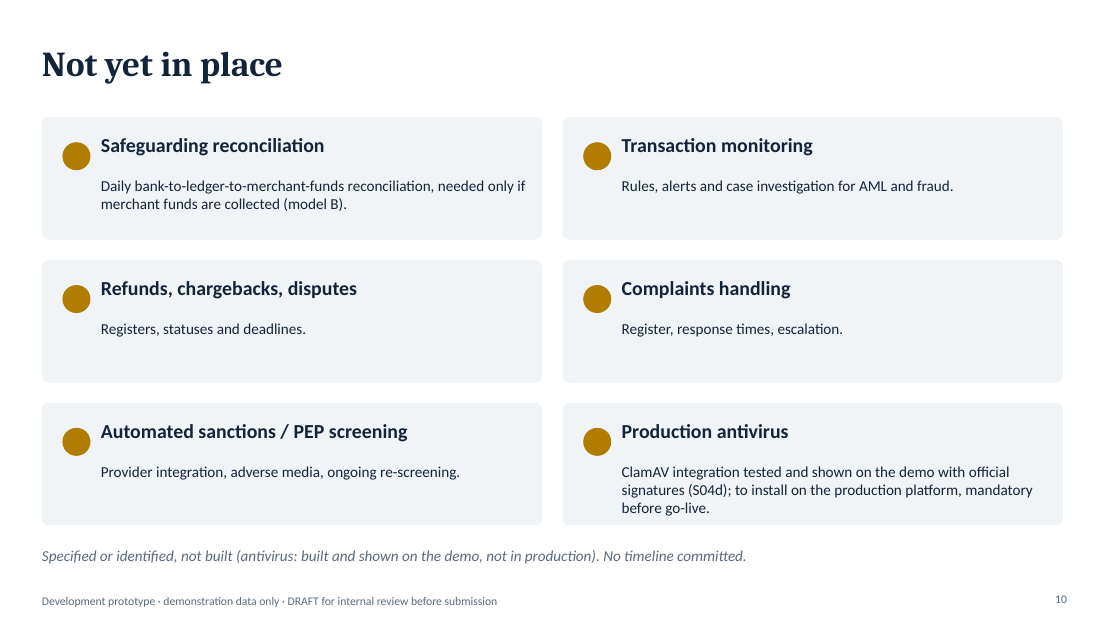
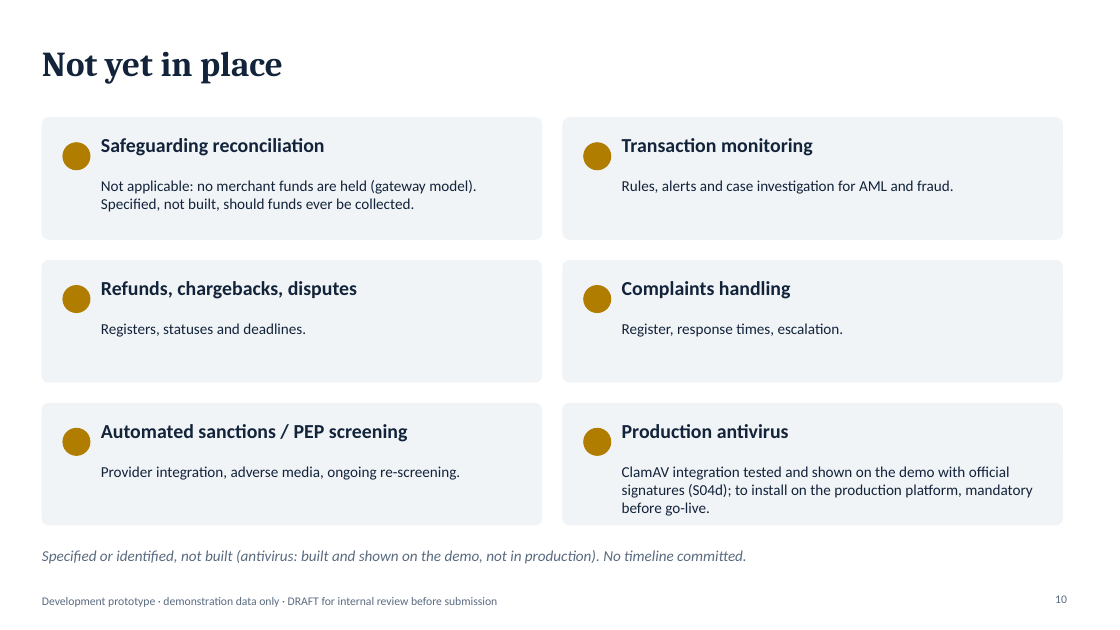
Before and after one commit to fmassonmips/mips-platform, a slide deck: slide 10 of outputs/recap/MIPS-platform-BoM-EN-DRAFT.pptx. Drawn at 1120x630 pixels with LibreOffice and Linux fonts; fonts in the diff are those of the drawing. Boxes give left, top, right and bottom in pixels: in the first picture for what was removed or moved away, otherwise in the second. Text is boxed around its words. In the diff, an @@ line names an element or a change of style, - is before the commit and + after.

```diff
--- a/outputs/recap/MIPS-platform-BoM-EN-DRAFT.pptx
+++ b/outputs/recap/MIPS-platform-BoM-EN-DRAFT.pptx
@@ text at (101, 180, 476, 212): text changed @@
-Daily bank-to-ledger-to-merchant-funds reconciliation, needed only if merchant funds are collected (model B).
+Not applicable: no merchant funds are held (gateway model). Specified, not built, should funds ever be collected.
```
Also in this commit, not shown: 2 other slides changed, 3 other files.
